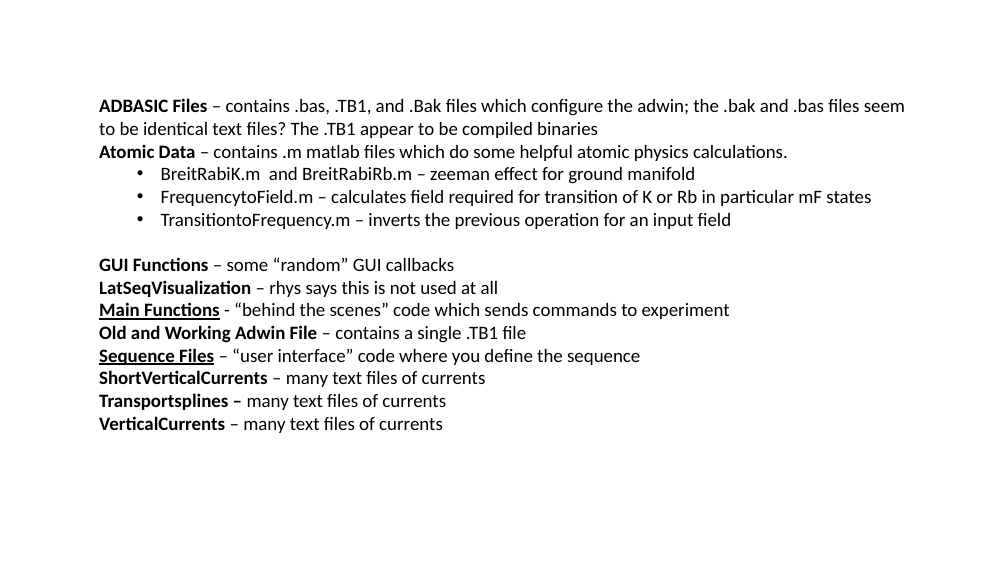
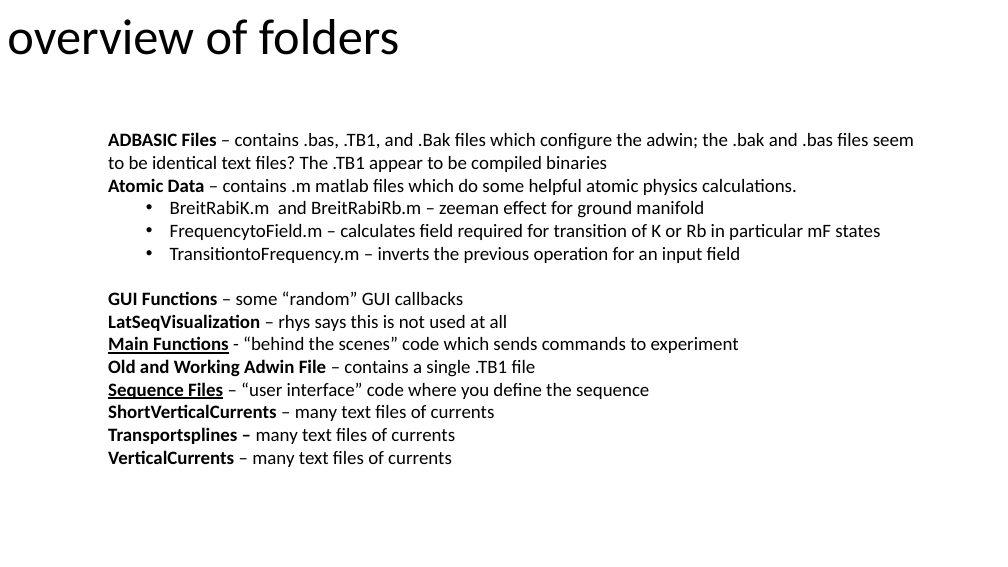
Before and after one commit to thywissen-lab-uoft/Lattice_Sequencer, a slide deck: slide 1 of codesummary_cjf.pptx. Drawn at 1008x567 pixels with LibreOffice and Linux fonts; fonts in the diff are those of the drawing. Boxes give left, top, right and bottom in pixels: in the first picture for what was removed or moved away, otherwise in the second. Text is boxed around its words. In the diff, an @@ line names an element or a change of style, - is before the commit and + after.

```diff
--- a/codesummary_cjf.pptx
+++ b/codesummary_cjf.pptx
@@ text added at (x1=7, y1=19, x2=399, y2=55), 48 pt, text #000000 @@
+overview of folders
@@ text "ADBASIC Files – contains .bas, ..." moved from (x1=99, y1=98, x2=905, y2=433) to (x1=108, y1=132, x2=914, y2=467) @@
```
Also in this commit, not shown: 2 slides added, 1 slide removed, 1 other file.
